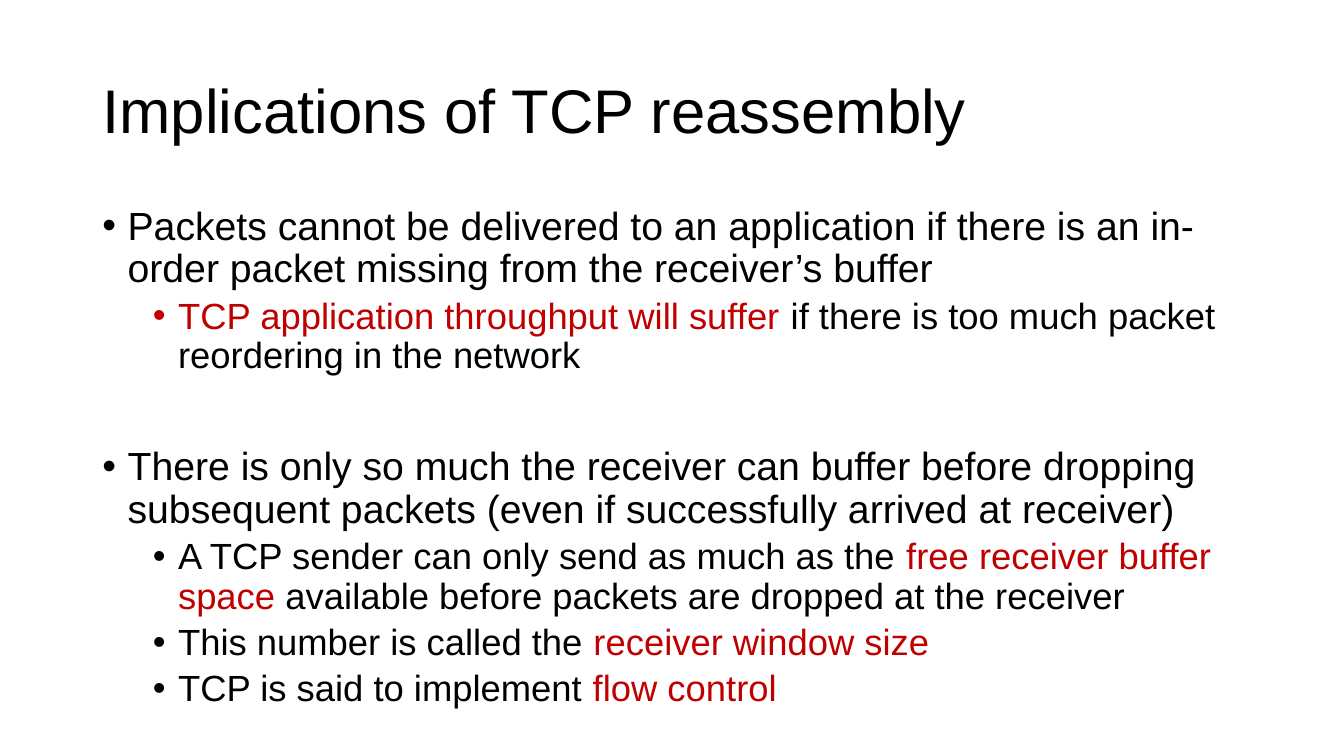
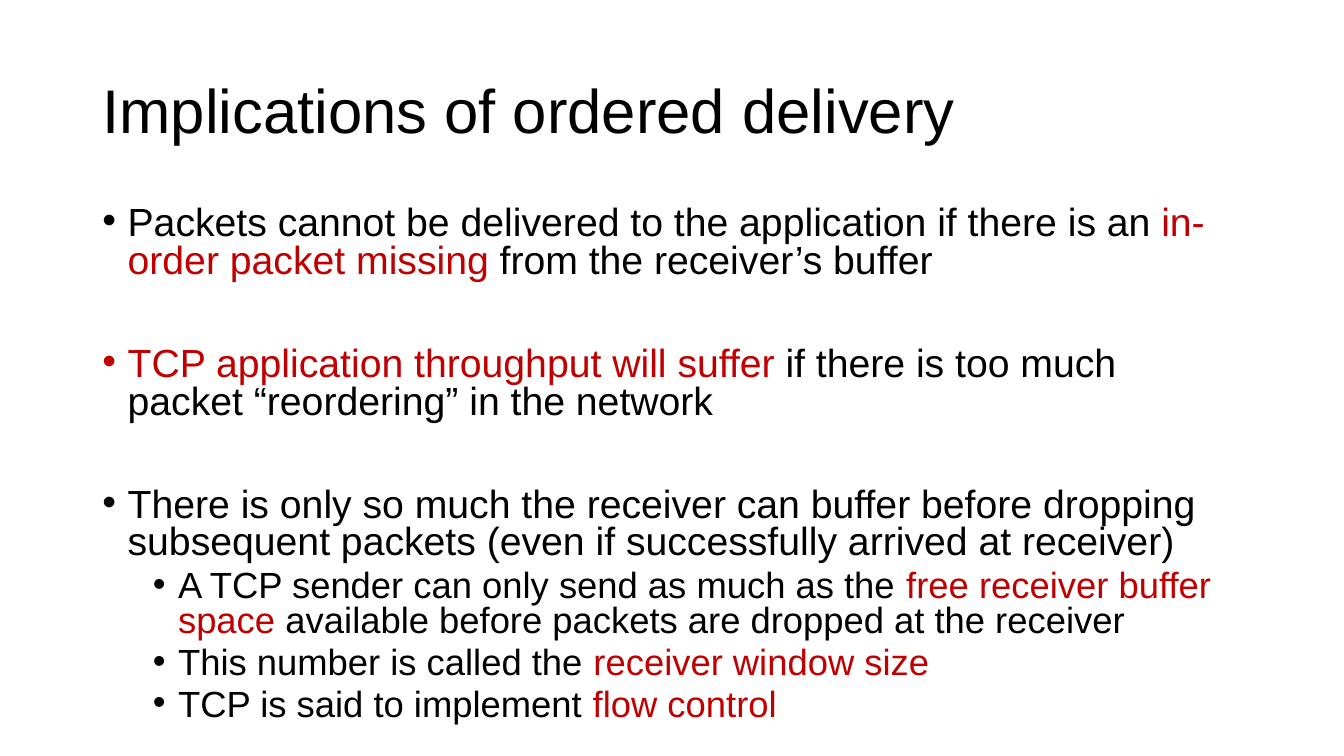
Before and after one commit to ngsrinivas/coursegen, a slide deck: slide 23 of ex/552-F19/lectures/05-transport.pptx (slide 19 before the commit). Drawn at 1344x756 pixels with LibreOffice and Linux fonts; fonts in the diff are those of the drawing. Boxes give left, top, right and bottom in pixels: in the first picture for what was removed or moved away, otherwise in the second. Text is boxed around its words. In the diff, an @@ line names an element or a change of style, - is before the commit and + after.

```diff
--- a/ex/552-F19/lectures/05-transport.pptx
+++ b/ex/552-F19/lectures/05-transport.pptx
@@ title at bbox=[102, 88, 954, 145]: text changed @@
-Implications of TCP reassembly
+Implications of ordered delivery
@@ text at bbox=[128, 207, 1205, 423]: text changed @@
-• Packets cannot be delivered to an application if there is an in-order packet missing from the receiver’s buffer
-  • TCP application throughput will suffer if there is too much packet reordering in the network
+• Packets cannot be delivered to the application if there is an in-order packet missing from the receiver’s buffer
+• TCP application throughput will suffer if there is too much packet “reordering” in the network
@@ text at bbox=[128, 489, 1211, 724]: line spacing 0.9 to 0.8 @@
```
Also in this commit, not shown: 6 other slides changed, 9 slides added, 2 other files.
